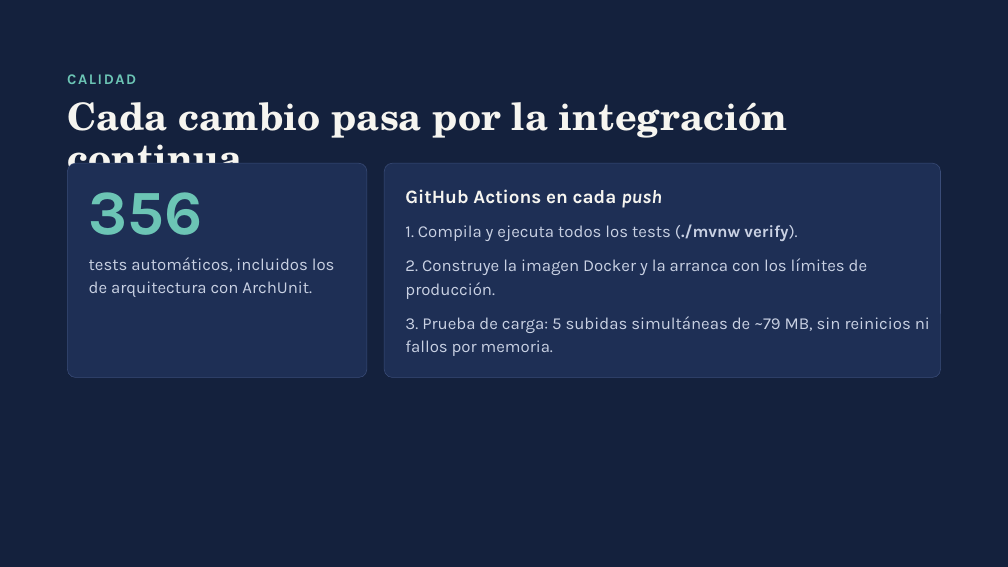
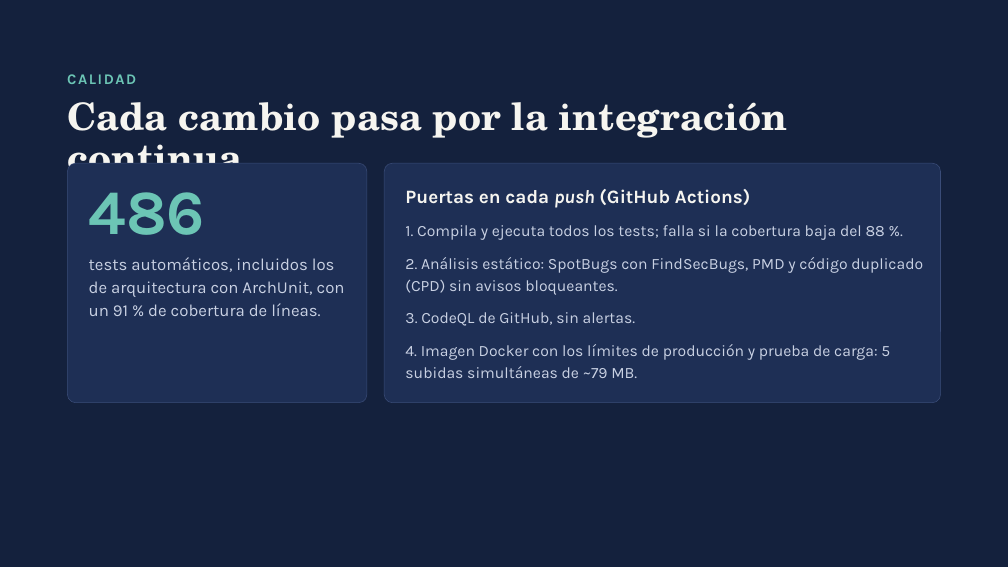
Before and after one commit to avalinani/verificador, a slide deck: slide 12 of docs/PDF-Inspector-TFM.pptx (slide 11 before the commit). Drawn at 1008x567 pixels with LibreOffice and Linux fonts; fonts in the diff are those of the drawing. Boxes give left, top, right and bottom in pixels: in the first picture for what was removed or moved away, otherwise in the second. Text is boxed around its words. In the diff, an @@ line names an element or a change of style, - is before the commit and + after.

```diff
--- a/docs/PDF-Inspector-TFM.pptx
+++ b/docs/PDF-Inspector-TFM.pptx
@@ rounded rectangle at (x1=67, y1=163, x2=367, y2=403): proportions changed @@
@@ rounded rectangle resized from (x1=67, y1=163, x2=367, y2=377) to (x1=67, y1=163, x2=367, y2=403) @@
@@ rounded rectangle resized from (x1=384, y1=163, x2=941, y2=377) to (x1=384, y1=163, x2=941, y2=403) @@
@@ rounded rectangle at (x1=384, y1=163, x2=941, y2=403): proportions changed @@
@@ text at (x1=89, y1=192, x2=205, y2=235): text changed @@
-356
+486
@@ text at (x1=405, y1=189, x2=750, y2=208): text changed @@
-GitHub Actions en cada push
+Puertas en cada push (GitHub Actions)
@@ text at (x1=405, y1=225, x2=885, y2=240): text changed; size 16 to 15 pt @@
-1. Compila y ejecuta todos los tests (./mvnw verify).
+1. Compila y ejecuta todos los tests; falla si la cobertura baja del 88 %.
@@ text at (x1=89, y1=257, x2=345, y2=316): text changed @@
-tests automáticos, incluidos los de arquitectura con ArchUnit.
+tests automáticos, incluidos los de arquitectura con ArchUnit, con un 91 % de cobertura de líneas.
@@ text at (x1=405, y1=257, x2=923, y2=295): text changed; size 16 to 15 pt @@
-2. Construye la imagen Docker y la arranca con los límites de producción.
+2. Análisis estático: SpotBugs con FindSecBugs, PMD y código duplicado (CPD) sin avisos bloqueantes.
@@ text at (x1=405, y1=312, x2=635, y2=326): text changed; size 16 to 15 pt @@
-3. Prueba de carga: 5 subidas simultáneas de ~79 MB, sin reinicios ni fallos por memoria.
+3. CodeQL de GitHub, sin alertas.
@@ text added at (x1=405, y1=344, x2=890, y2=378), 15 pt, text #C9D1E3 @@
+4. Imagen Docker con los límites de producción y prueba de carga: 5 subidas simultáneas de ~79 MB.
```
Also in this commit, not shown: 12 other slides changed, 2 slides added, 3 other files.
